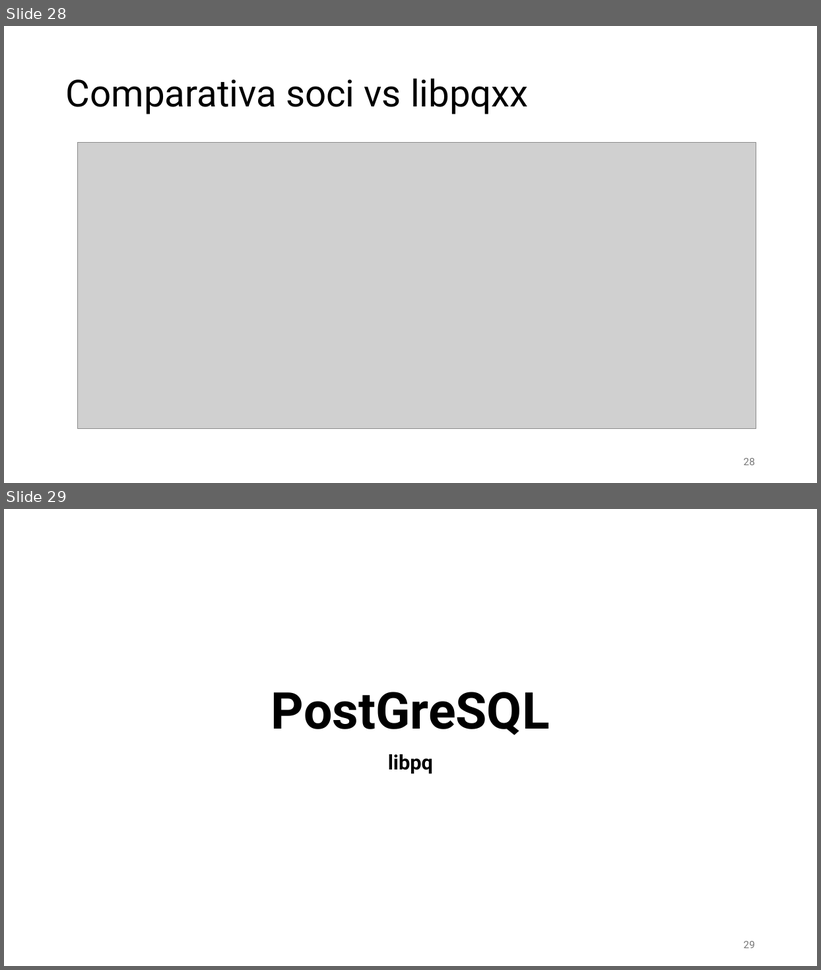
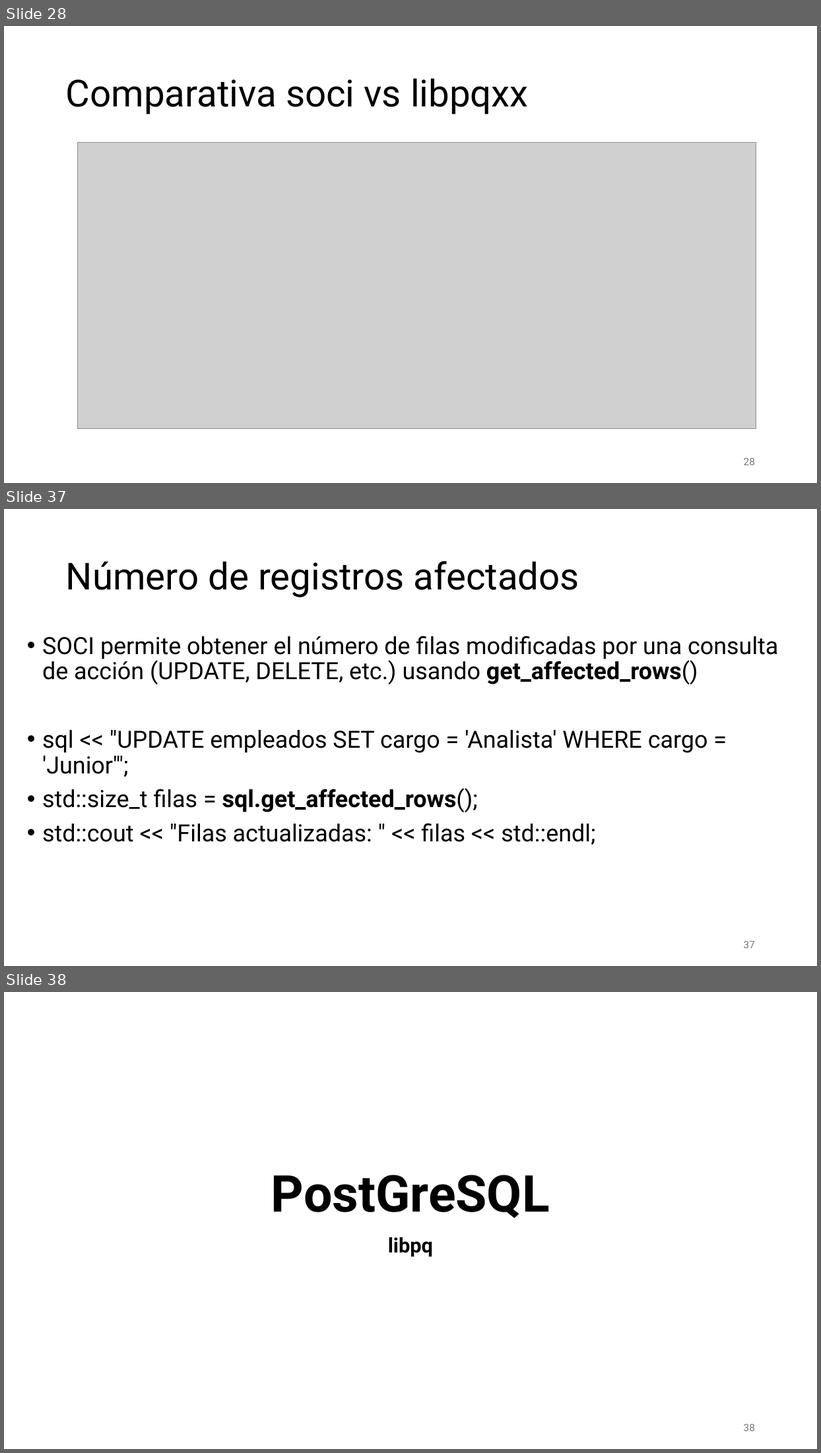
Before and after one commit to aldebarran22/CURSO_CPP_SERVICIOS_30H, a slide deck: doc/4_Gestion_estado_persistencia.pptx. Shown one above the other, each under a label of ours: slides 28 and 29 before the commit, slides 28, 37 and 38 after it; the slides between them are not shown. The pictures are 821x970 and 821x1453 pixels, drawn with LibreOffice and Linux fonts; fonts in the diff are those of the drawing; grey boxes stand for pictures. Boxes give left, top, right and bottom in pixels: in the first picture for what was removed or moved away, otherwise in the second. Text is boxed around its words. In the diff, an @@ line names an element or a change of style, - is before the commit and + after.

```diff
--- a/doc/4_Gestion_estado_persistencia.pptx
+++ b/doc/4_Gestion_estado_persistencia.pptx
@@ slide 37 added at <box>4,509,817,966</box>, background #FFFFFF @@
@@ title added at <box>66,561,580,597</box>, 44 pt, text #000000 @@
+Número de registros afectados
@@ text added at <box>42,636,778,845</box>, 28 pt, text #000000 @@
+• SOCI permite obtener el número de filas modificadas por una consulta de acción (UPDATE, DELETE, etc.) usando get_affected_rows()
+• sql << "UPDATE empleados SET cargo = 'Analista' WHERE cargo = 'Junior'";
+• std::size_t filas = sql.get_affected_rows();
+• std::cout << "Filas actualizadas: " << filas << std::endl;
@@ page number added at <box>744,941,755,949</box>, 12 pt, text #797979 @@
+37
@@ what was slide 29 is now slide 38 @@
@@ page number at <box>744,1424,755,1432</box>: text changed @@
-29
+38
```
Also in this commit, not shown: 2 slides changed, 8 other slides added, 7 other files.
